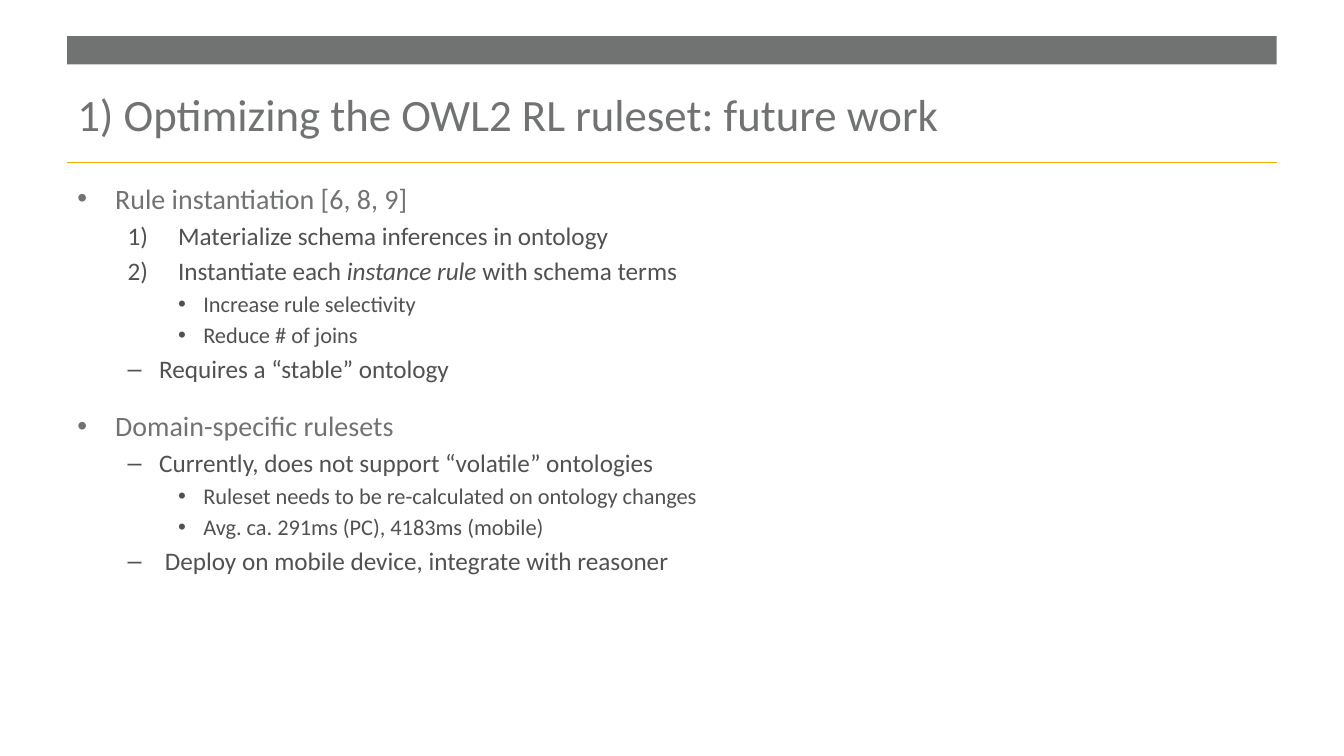
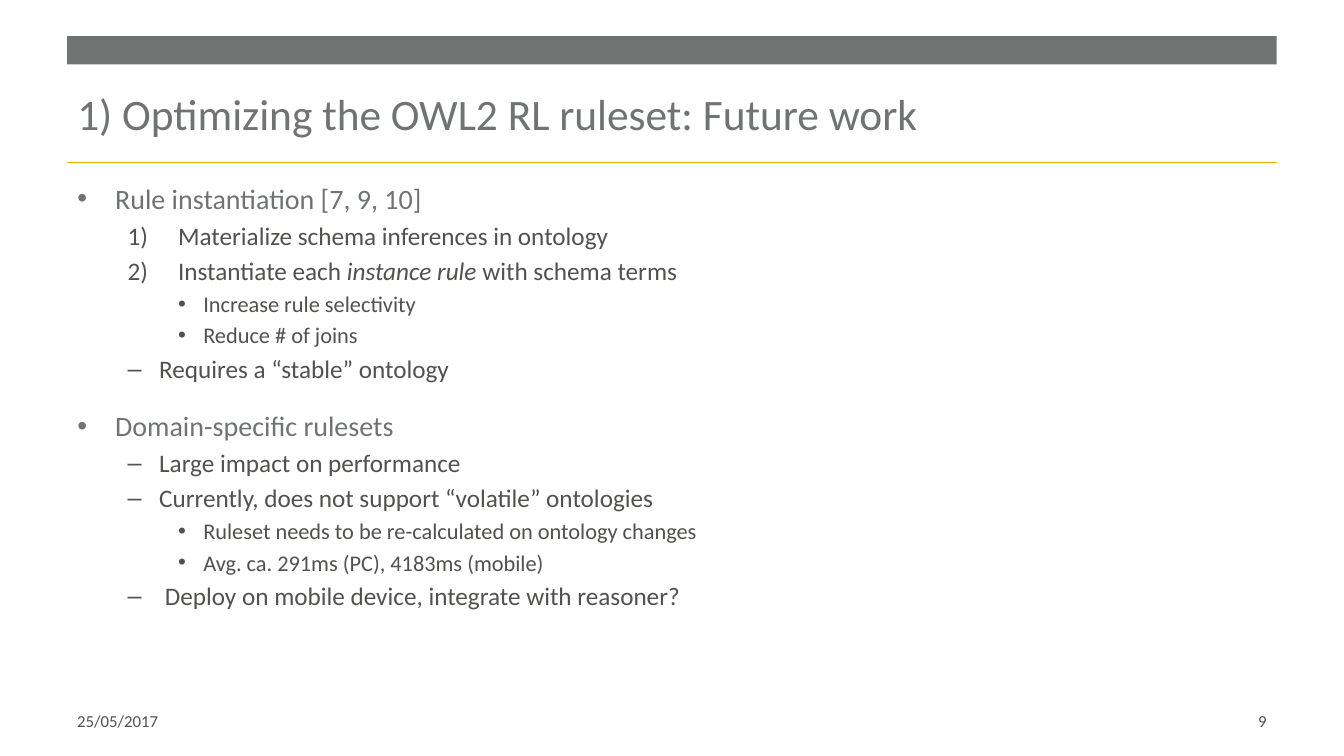
Before and after one commit to RuleML/ruleml-website, a slide deck: slide 9 of talks/WilliamVanWoensel-BottomUpOWL2RL-RuleMLWebinar-2017-05-26.pptx. Drawn at 1344x756 pixels with LibreOffice and Linux fonts; fonts in the diff are those of the drawing; background and template pictures are left out. Boxes give left, top, right and bottom in pixels: in the first picture for what was removed or moved away, otherwise in the second. Text is boxed around its words. In the diff, an @@ line names an element or a change of style, - is before the commit and + after.

```diff
--- a/talks/WilliamVanWoensel-BottomUpOWL2RL-RuleMLWebinar-2017-05-26.pptx
+++ b/talks/WilliamVanWoensel-BottomUpOWL2RL-RuleMLWebinar-2017-05-26.pptx
@@ title at (x1=77, y1=98, x2=917, y2=138): text changed; size 32 to 31 pt @@
-1) Optimizing the OWL2 RL ruleset: future work
+1) Optimizing the OWL2 RL ruleset: Future work
@@ text at (x1=115, y1=189, x2=421, y2=213): text changed @@
-• Rule instantiation [6, 8, 9]
+• Rule instantiation [7, 9, 10]
@@ text at (x1=159, y1=454, x2=460, y2=477): paragraph added @@
+  – Large impact on performance
@@ text at (x1=165, y1=587, x2=679, y2=610): text changed @@
-  – Deploy on mobile device, integrate with reasoner
+  – Deploy on mobile device, integrate with reasoner?
@@ text added at (x1=77, y1=715, x2=158, y2=728), 12 pt, text #52514F @@
+25/05/2017
@@ page number added at (x1=1258, y1=716, x2=1266, y2=727), 12 pt, text #52514F @@
+9
```
Also in this commit, not shown: 16 other slides changed, 4 slides added, 1 other file.
